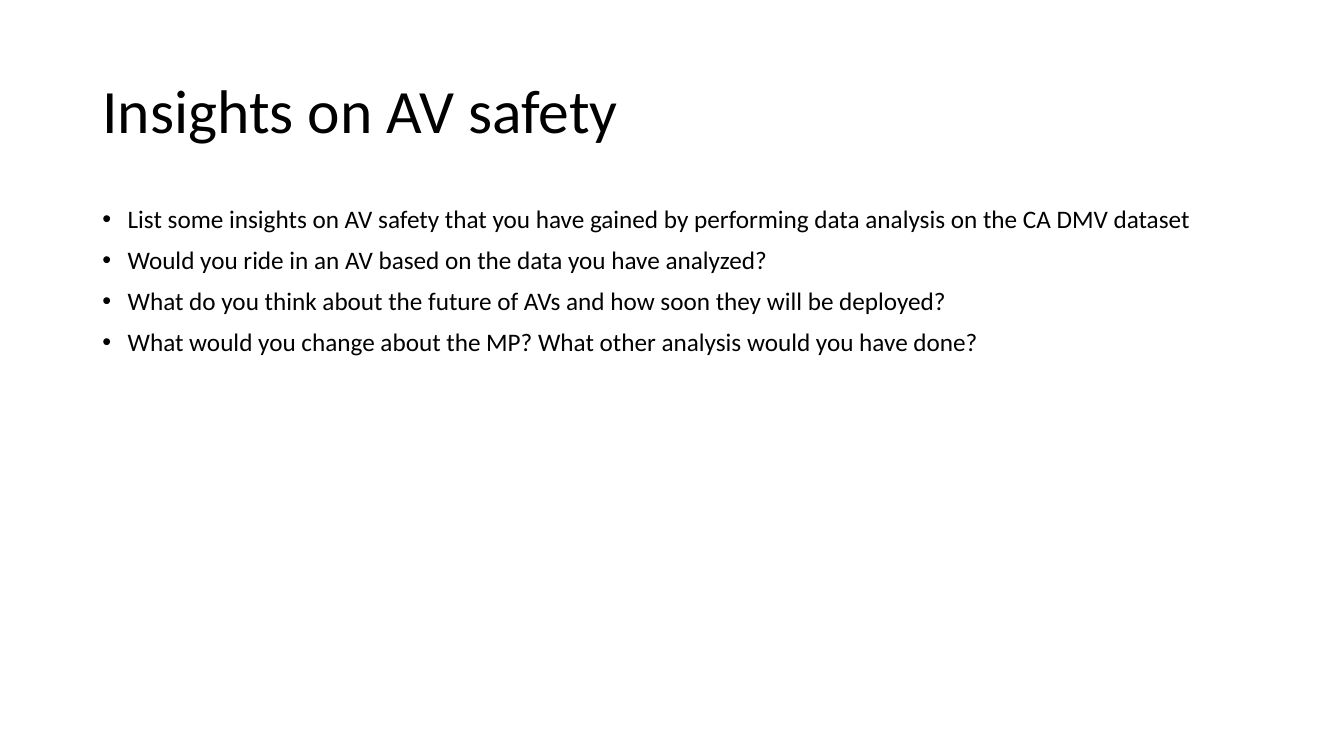
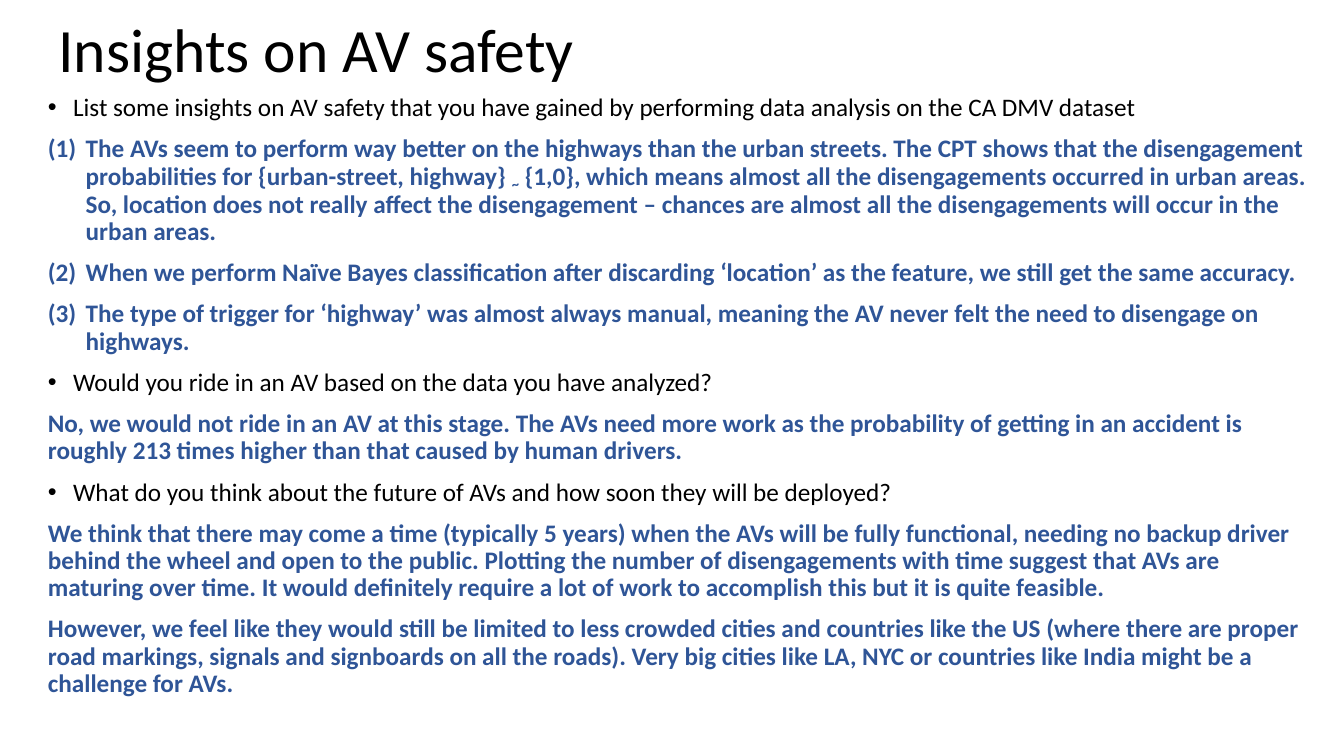
Before and after one commit to gowthamkuntumalla/Safety_in_autonomous_vehicles_MP, a slide deck: slide 10 of somani4_MP1.pptx. Drawn at 1344x756 pixels with LibreOffice and Linux fonts; fonts in the diff are those of the drawing. Boxes give left, top, right and bottom in pixels: in the first picture for what was removed or moved away, otherwise in the second. Text is boxed around its words. In the diff, an @@ line names an element or a change of style, - is before the commit and + after.

```diff
--- a/somani4_MP1.pptx
+++ b/somani4_MP1.pptx
@@ title "Insights on AV safety": place and size @@
-title "Insights on AV safety" at (102, 90, 617, 144)
+title "Insights on AV safety" at (58, 29, 573, 83)
@@ text "List some insights on AV ...": place and size @@
-text "List some insights on AV ..." at (128, 210, 1190, 356)
+text "List some insights on AV ..." at (48, 98, 1306, 697)
@@ text at (86, 139, 1306, 355): paragraphs added @@
+(1) The AVs seem to perform way better on the highways than the urban streets. The CPT shows that the disengagement probabilities for {urban-street, highway} ~ {1,0}, which means almost all the disengagements occurred in urban areas. So, location does not really affect the disengagement – chances are almost all the disengagements will occur in the urban areas.
+(2) When we perform Naïve Bayes classification after discarding ‘location’ as the feature, we still get the same accuracy.
+(3) The type of trigger for ‘highway’ was almost always manual, meaning the AV never felt the need to disengage on highways.
@@ text at (48, 414, 1242, 464): paragraph added @@
+No, we would not ride in an AV at this stage. The AVs need more work as the probability of getting in an accident is roughly 213 times higher than that caused by human drivers.
@@ text at (48, 523, 1298, 697): text changed; text colour #000000 to #2F5597; bold on @@
-• What would you change about the MP? What other analysis would you have done?
+We think that there may come a time (typically 5 years) when the AVs will be fully functional, needing no backup driver behind the wheel and open to the public. Plotting the number of disengagements with time suggest that AVs are maturing over time. It would definitely require a lot of work to accomplish this but it is quite feasible.
+However, we feel like they would still be limited to less crowded cities and countries like the US (where there are proper road markings, signals and signboards on all the roads). Very big cities like LA, NYC or countries like India might be a challenge for AVs.
```
Also in this commit, not shown: 6 other slides changed, 1 slide added, 4 other files.
